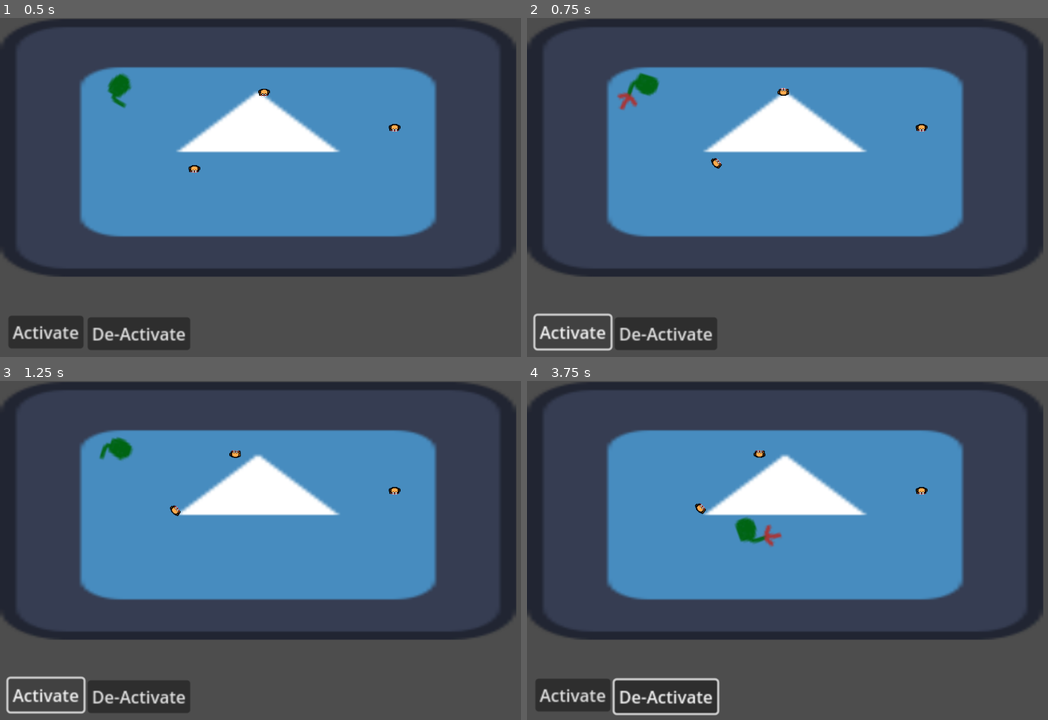
Above: before the commit, frames 1-4 (two rows, left to right).
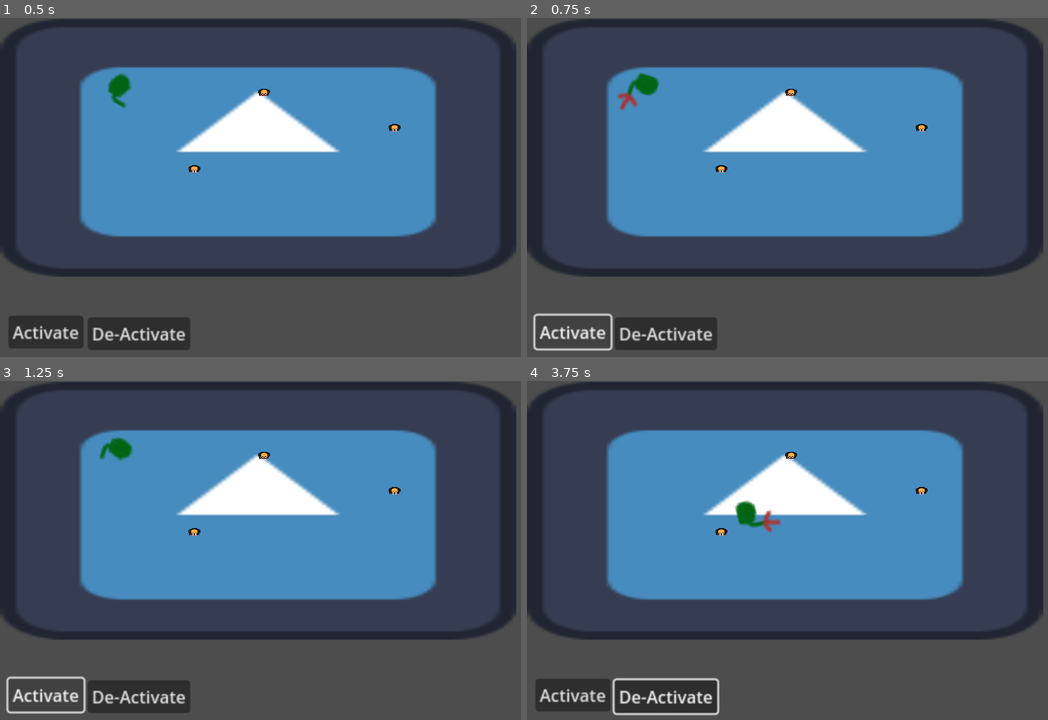
Above: after the commit, the same moments.

Repository: BobWizardLad/risk-it-for-the-biscuit
Game: Godot game, scene res://levels/rylan_debug_level.tscn
Same seed, same stepped clock (60 frames per second), same inputs: the game is played once before the commit and once after it. The project has no main scene, so this scene is started directly. The engine's default icon, where the game draws it, is replaced by a stand-in: a white triangle on a blue panel in a dark square.
Inputs (mouse positions are in pixels of both pictures, inside the frame that each line leads up to):
- Up to frame 1 (0.5 s): no input
- Up to frame 2 (0.75 s): click "Activate" at 0.5 s
- Up to frame 3 (1.25 s): no input
- Up to frame 4 (3.75 s): click "De-Activate" at 1.25 s; tap Enter at 2 s; move the mouse to (964, 533) at 2.02 s; press the mouse at (964, 533) at 2.03 s; hold Right (ui_right) 2.03-2.78 s; move the mouse to (709, 567) at 2.77 s; release the mouse at (709, 567) at 2.78 s; hold Down (ui_down) 2.78-3.53 s; click (709, 567) at 2.85 s; move the mouse to (891, 475) at 3.52 s; press the mouse at (891, 475) at 3.53 s; hold Right (ui_right) from 3.53 s (still down)

Frame 1 is identical in both runs. In frame 2, 0.2% of the frame differs, in the area x 35-52%, y 20-46%; in frame 3, 0.2%; in frame 4, 0.9%, in the area x 32-52%, y 20-49%.
Error after the commit: Cannot call method 'has_signal' on a null value. (res://scripts/enemy.gd:16)

Commit message:
Relocate Enemy script

Diff:
--- a/bake-hard/scenes/enemy.gd
+++ b/bake-hard/scripts/enemy.gd
@@ -7,16 +7,17 @@
 
 var is_dead = false
 
+@export var activation_source : Node2D
 @export var speed := 80
 
 func _ready() -> void:
 	set_process(false)
 	# Subscribe to parent's signal
-	if get_parent().has_signal("activate_enemies"):
-		get_parent().connect("activate_enemies", _activate)
+	if activation_source.has_signal("activate_enemies"):
+		activation_source.connect("activate_enemies", _activate)
 
-	if get_parent().has_signal("de_activate_enemies"):
-		get_parent().connect("de_activate_enemies", _deactivate)
+	if activation_source.has_signal("de_activate_enemies"):
+		activation_source.connect("de_activate_enemies", _deactivate)
 
 func take_attack():
 	if !is_dead and is_processing():
@@ -28,7 +29,7 @@
 		is_dead = true
 		set_process(false)
 
-func _process(delta: float) -> void:
+func _process(_delta: float) -> void:
 	if is_dead:
 		return
 
Renamed: bake-hard/scenes/enemy.gd.uid -> bake-hard/scripts/enemy.gd.uid
